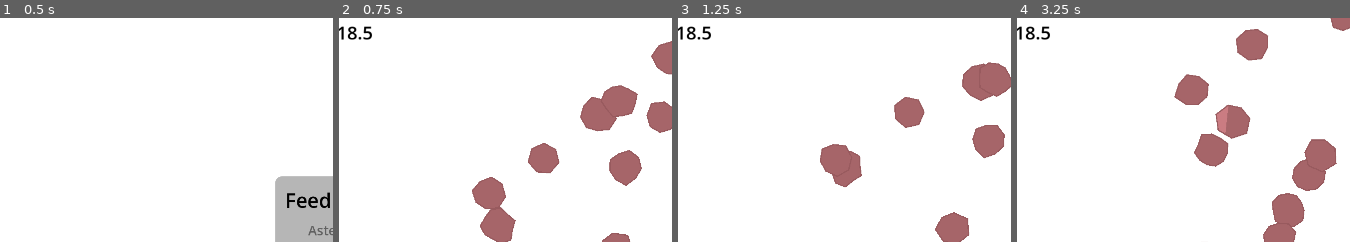
Above: before the commit, frames 1-4 (left to right).
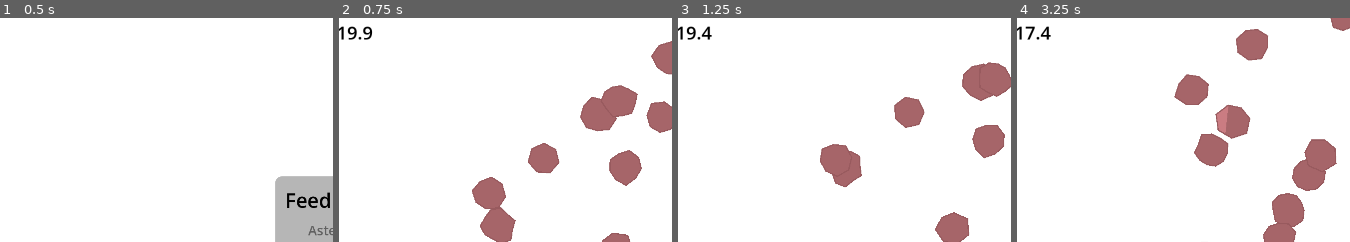
Above: after the commit, the same moments.

Repository: fatihceyln/a-game-about-feeding-a-black-hole
Game: Godot game, scene res://main/main.tscn
Same seed, same stepped clock (60 frames per second), same inputs: the game is played once before the commit and once after it.
Inputs (mouse positions are % of the whole screen's width and height, from its top left):
- Up to frame 1 (0.5 s): no input
- Up to frame 2 (0.75 s): click "Start" at 0.5 s
- Up to frame 3 (1.25 s): no input
- Up to frame 4 (3.25 s): move the mouse to (85, 45) at 1.27 s; move the mouse to (34, 55) at 2.02 s; move the mouse to (70, 28) at 2.77 s
The pictures show only the part of the screen within x 1-51%, y 3-53%; the shares and areas given below are measured in that part.

Frame 1 is identical in both runs. In frame 2, 0.2% of the frame differs, in the area x 2-10%, y 3-10%; in frame 3, 0.2%; in frame 4, 0.3%, in the area x 2-11%, y 3-10%.

Commit message:
Add session timer functionality to main scene, allowing for game duration tracking and game over condition

Diff:
--- a/main/main.gd
+++ b/main/main.gd
@@ -5,12 +5,18 @@
 
 @export var asteroid_count: int = 35
 @export var spawn_radius_range: Vector2 = Vector2(160, 600)
+@export var session_duration: float = 20
 
 @onready var black_hole: BlackHole = $BlackHole
 @onready var clicker: Clicker = $Clicker
 @onready var clicker_timer: Timer = $ClickerTimer
+@onready var session_timer: Timer = $SessionTimer
 @onready var start_screen: Control = %StartScreen
 @onready var timer_label: Label = %TimerLabel
+
+
+var session_time: float = 0
+
 
 func _ready() -> void:
 	timer_label.visible = false
@@ -18,6 +24,7 @@
 
 func _process(delta: float) -> void:
 	clicker.global_position = get_global_mouse_position()
+
 
 func spawn_asteroids() -> void:
 	for i: int in asteroid_count:
@@ -42,3 +49,15 @@
 	start_screen.visible = false
 	spawn_asteroids()
 	clicker_timer.start()
+
+	session_time = session_duration
+	session_timer.start()
+
+
+func _on_session_timer_timeout() -> void:
+	session_time -= session_timer.wait_time
+	timer_label.text = "%.1f" % session_time
+	if session_time <= 0:
+		print("game over")
+		session_timer.stop()
+		clicker_timer.stop()
--- a/main/main.tscn
+++ b/main/main.tscn
@@ -33,6 +33,9 @@
 
 [node name="ClickerTimer" type="Timer" parent="." unique_id=1581960026]
 wait_time = 0.5
+
+[node name="SessionTimer" type="Timer" parent="." unique_id=868815264]
+wait_time = 0.1
 
 [node name="HUD" type="CanvasLayer" parent="." unique_id=1317392998]
 
@@ -110,4 +113,5 @@
 text = "18.5"
 
 [connection signal="timeout" from="ClickerTimer" to="." method="_on_clicker_timer_timeout"]
+[connection signal="timeout" from="SessionTimer" to="." method="_on_session_timer_timeout"]
 [connection signal="pressed" from="HUD/StartScreen/CenterContainer/PanelContainer/MarginContainer/VBoxContainer/StartButton" to="." method="_on_start_button_pressed"]
